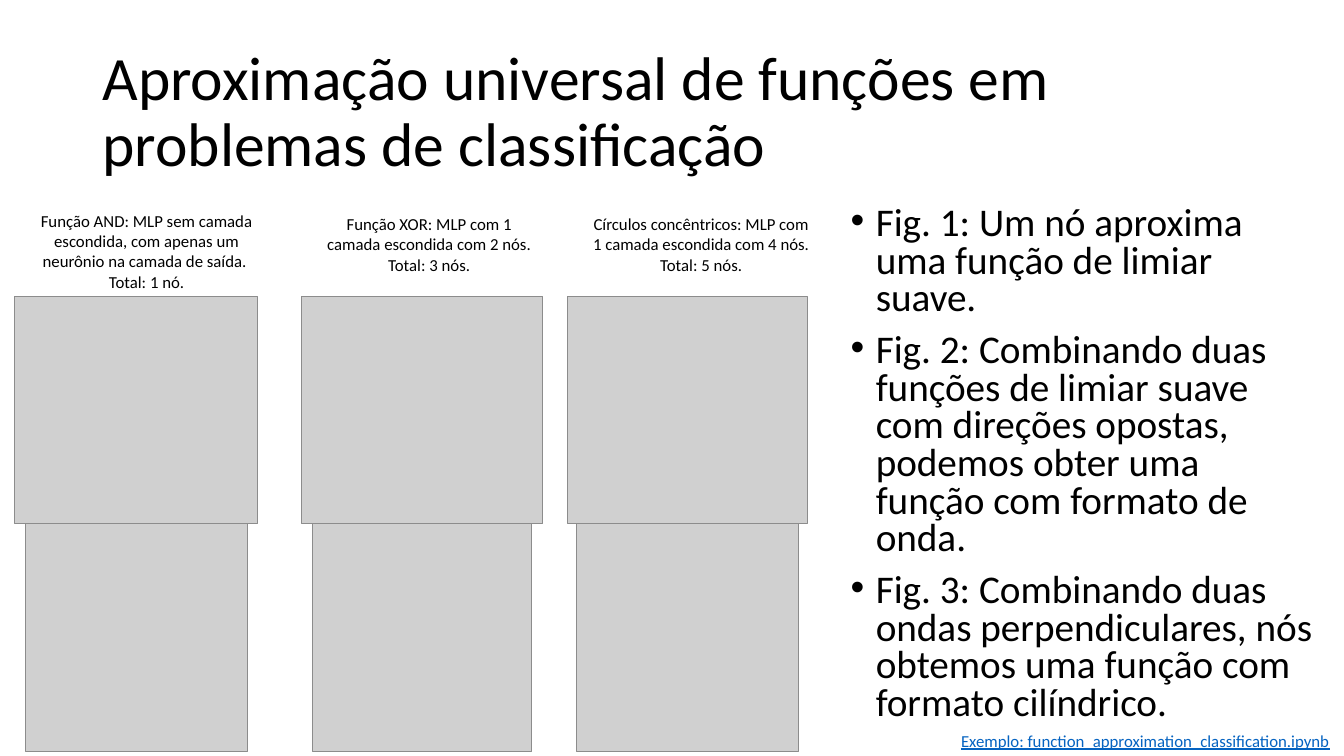
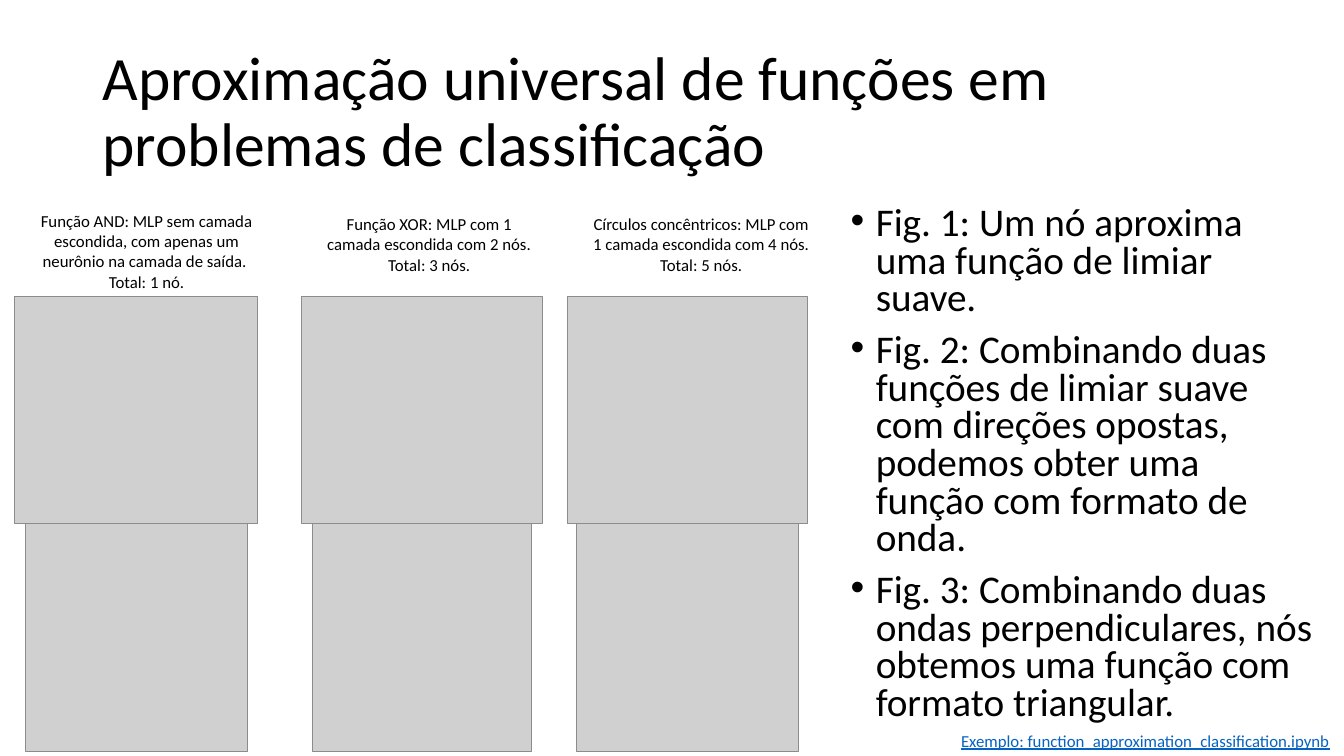
Before and after one commit to zz4fap/t320_aprendizado_de_maquina, a slide deck: slide 40 of slides/T320_Redes_Neurais_Artificiais (Parte II).pptx. Drawn at 1344x756 pixels with LibreOffice and Linux fonts; fonts in the diff are those of the drawing; grey boxes stand for pictures. Boxes give left, top, right and bottom in pixels: in the first picture for what was removed or moved away, otherwise in the second. Text is boxed around its words. In the diff, an @@ line names an element or a change of style, - is before the commit and + after.

Commit message:
update of slides

```diff
--- a/slides/T320_Redes_Neurais_Artificiais (Parte II).pptx
+++ b/slides/T320_Redes_Neurais_Artificiais (Parte II).pptx
@@ text at [876, 575, 1312, 723]: text changed @@
-• Fig. 3: Combinando duas ondas perpendiculares, nós obtemos uma função com formato cilíndrico.
+• Fig. 3: Combinando duas ondas perpendiculares, nós obtemos uma função com formato triangular.
```
Also in this commit, not shown: 1 other file.
